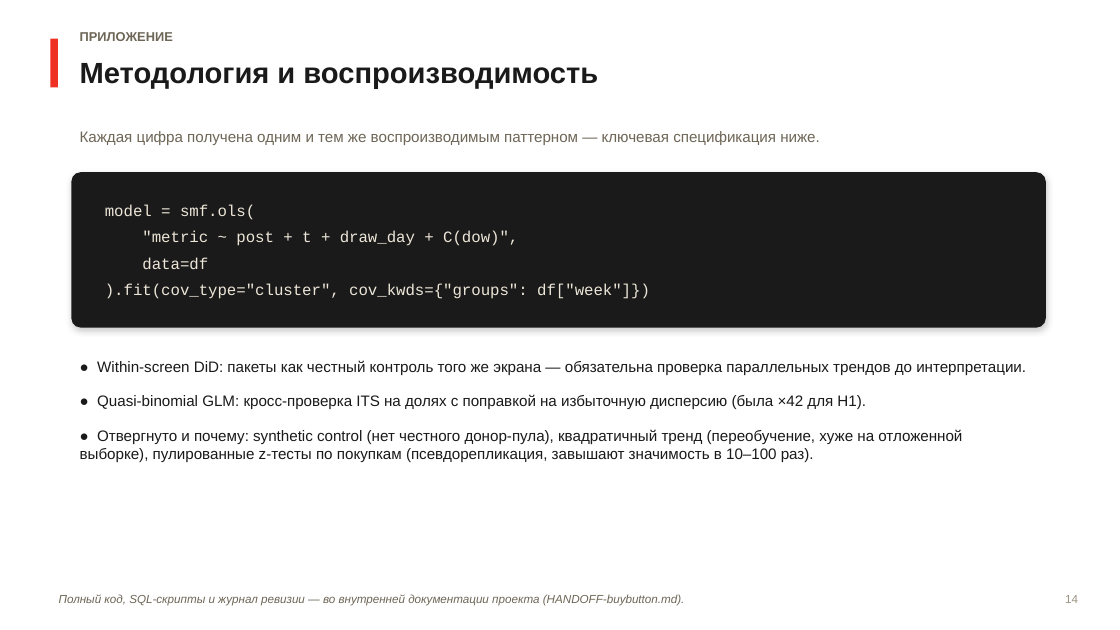
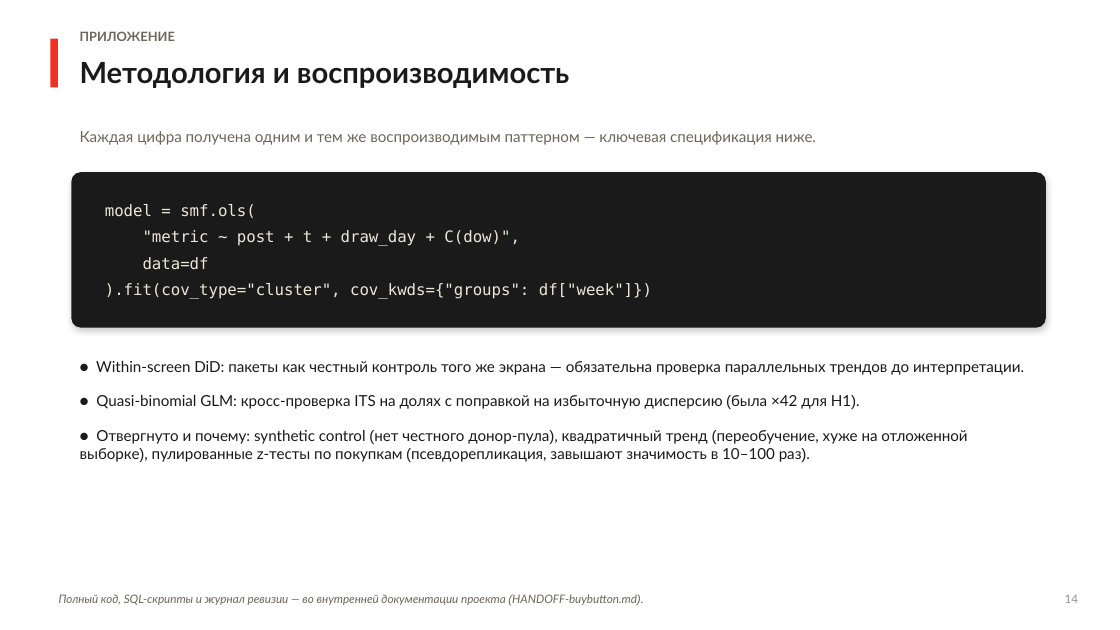
Before and after one commit to mazur162/mazur162, a slide deck: slide 15 of reports/alfa-mania-buybutton-presentation-v2-fixed.pptx. Drawn at 1120x630 pixels with LibreOffice and Linux fonts; fonts in the diff are those of the drawing. Boxes give left, top, right and bottom in pixels: in the first picture for what was removed or moved away, otherwise in the second. Text is boxed around its words. In the diff, an @@ line names an element or a change of style, - is before the commit and + after.

```diff
--- a/reports/alfa-mania-buybutton-presentation-v2-fixed.pptx
+++ b/reports/alfa-mania-buybutton-presentation-v2-fixed.pptx
@@ text "model = smf.ols(" at (105,204,652,299): font Courier New to DejaVu Sans Mono @@
@@ font Arial to Lato in 6 elements at (80,31,175,41), (80,62,569,88), (80,131,816,145), (80,361,1024,462), (59,594,643,606), (1065,595,1078,603) @@
```
Also in this commit, not shown: 14 other slides changed.
